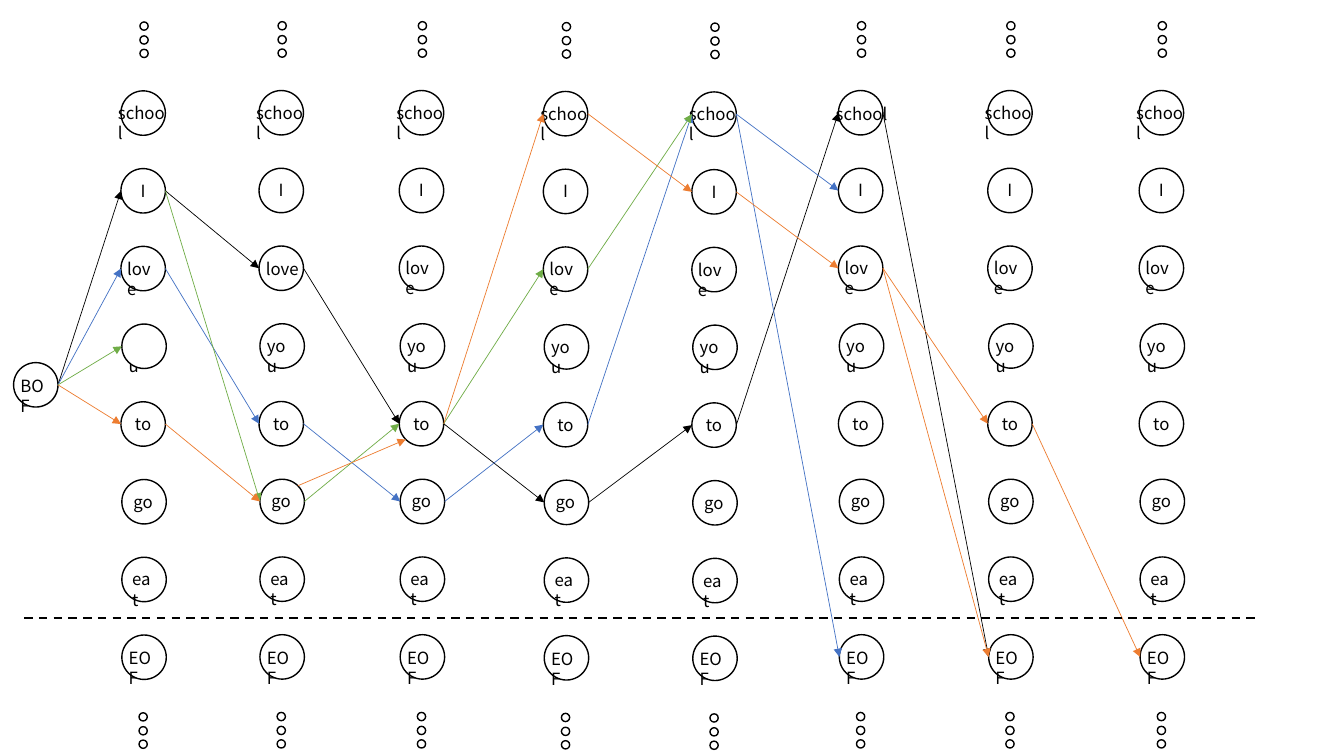
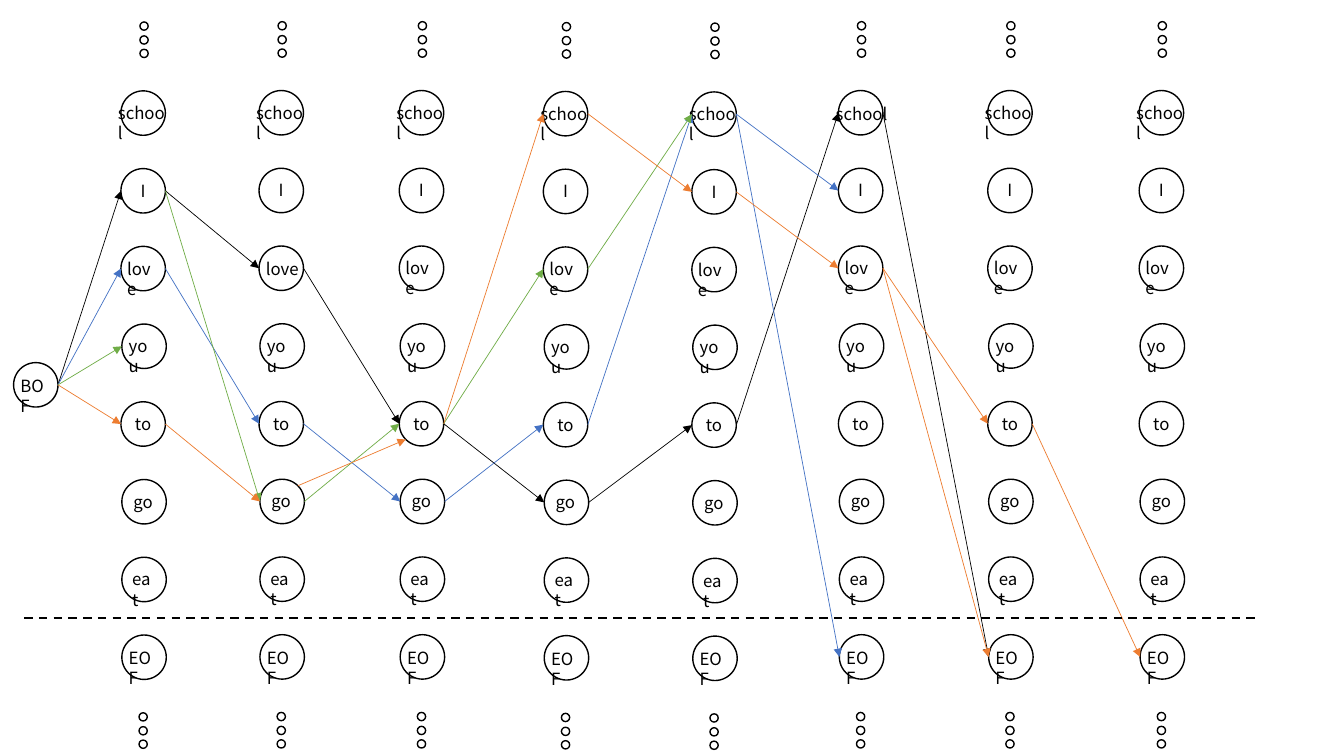
Before and after one commit to bbiyongel/nlp_with_pytorch, a slide deck: slide 7 of architecture.pptx. Drawn at 1344x756 pixels with LibreOffice and Linux fonts; fonts in the diff are those of the drawing. Boxes give left, top, right and bottom in pixels: in the first picture for what was removed or moved away, otherwise in the second. Text is boxed around its words. In the diff, an @@ line names an element or a change of style, - is before the commit and + after.

Commit message:
Track 2 files into repository.
- modified architecture.pptx
- removed assets/beam_search.png

Auto commit by GitBook Editor

```diff
--- a/architecture.pptx
+++ b/architecture.pptx
@@ ellipse at box(122, 325, 166, 369): fill #FFFFFF to none @@
```
Also in this commit, not shown: 1 other file.
